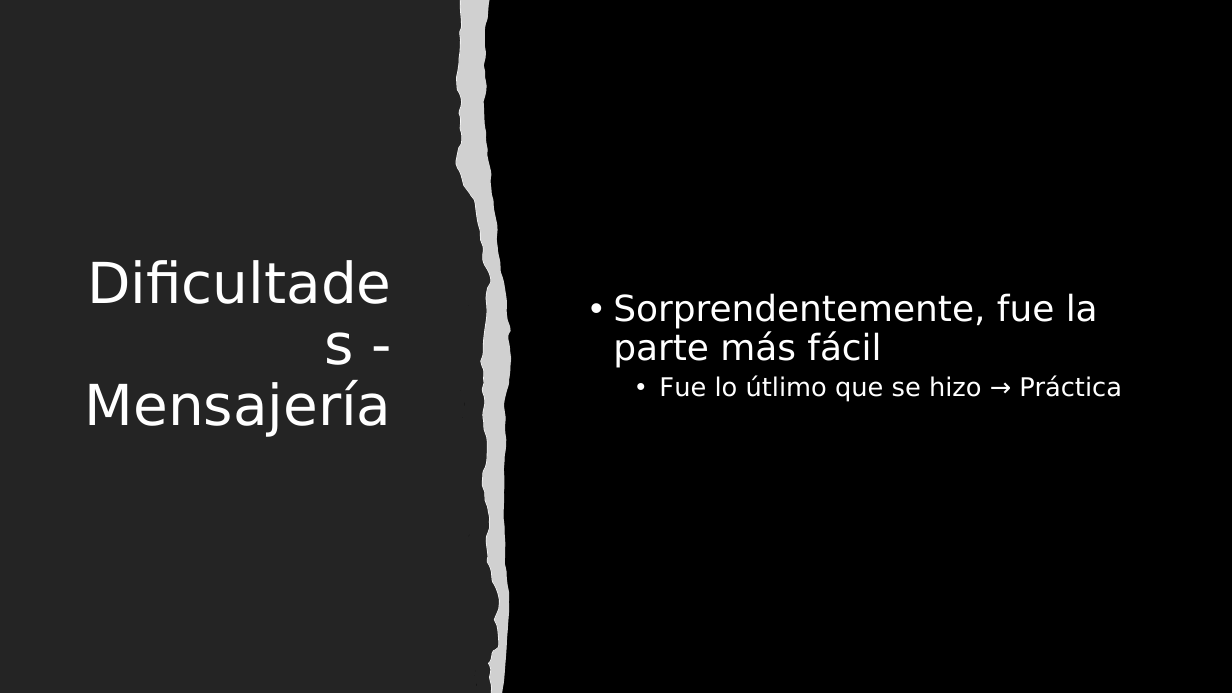
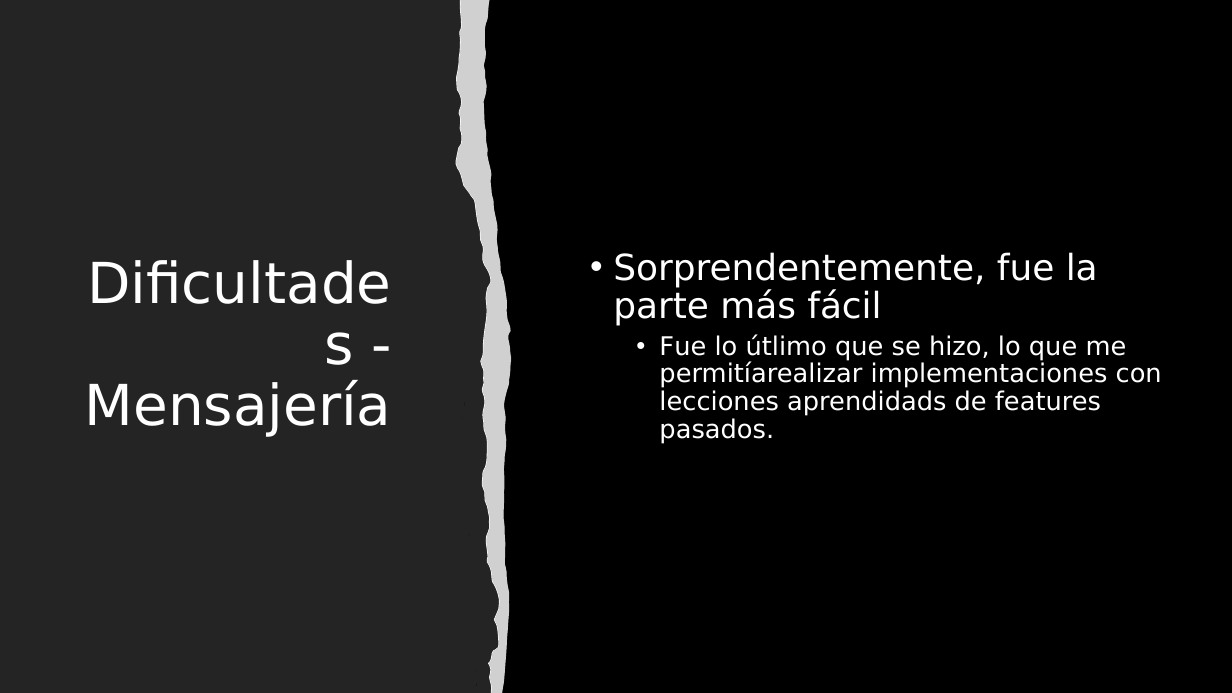
Before and after one commit to FranzCastillo/XMPP-CHAT, a slide deck: slide 7 of docs/XMPP Chat.pptx. Drawn at 1232x693 pixels with LibreOffice and Linux fonts; fonts in the diff are those of the drawing; grey boxes stand for pictures. Boxes give left, top, right and bottom in pixels: in the first picture for what was removed or moved away, otherwise in the second. Text is boxed around its words. In the diff, an @@ line names an element or a change of style, - is before the commit and + after.

```diff
--- a/docs/XMPP Chat.pptx
+++ b/docs/XMPP Chat.pptx
@@ text at (659,334,1162,444): text changed @@
-  • Fue lo útlimo que se hizo → Práctica
+  • Fue lo útlimo que se hizo, lo que me permitíarealizar implementaciones con lecciones aprendidads de features pasados.
```
Also in this commit, not shown: 2 other slides changed, 1 slide added.
